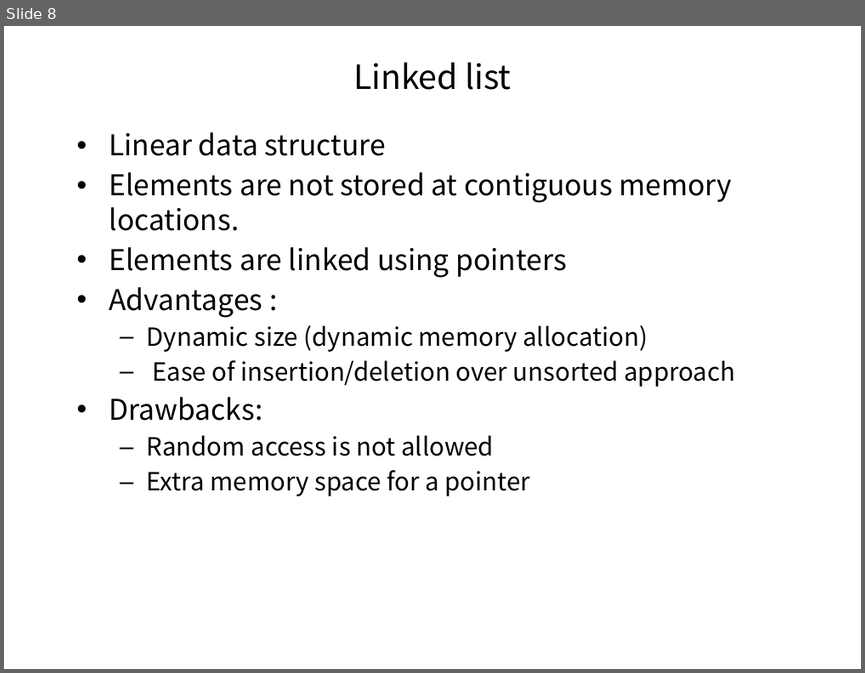
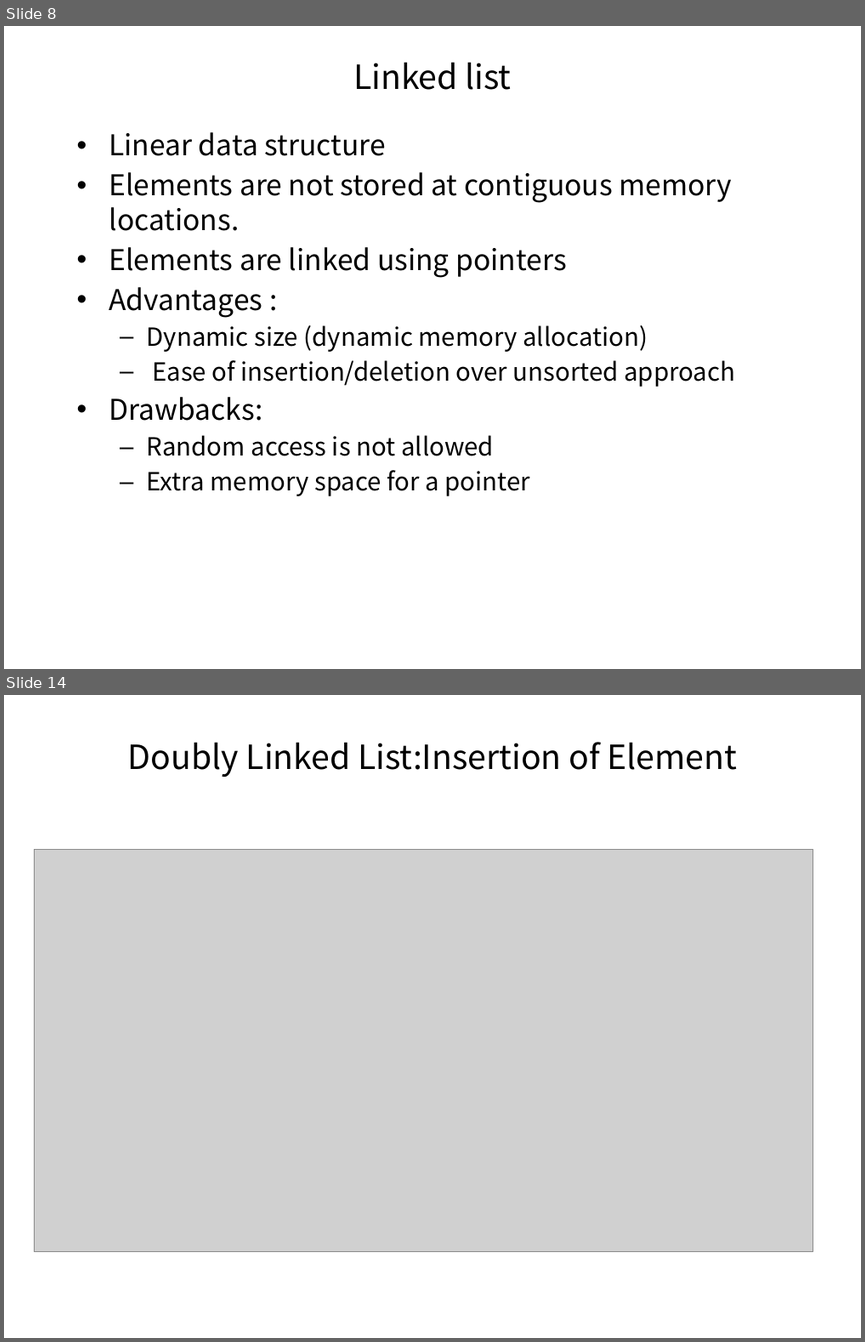
Before and after one commit to pankajfri/Training-Materials, a slide deck: Objected Oriented Programming Concepts Using C++ & Data Structures/Data Structures.pptx. Shown one above the other, each under a label of ours: slide 8 before the commit, slides 8 and 14 after it; the slides between them are not shown. The pictures are 865x673 and 865x1342 pixels, drawn with LibreOffice and Linux fonts; fonts in the diff are those of the drawing; grey boxes stand for pictures; background and template pictures are left out. Boxes give left, top, right and bottom in pixels: in the first picture for what was removed or moved away, otherwise in the second. Text is boxed around its words. In the diff, an @@ line names an element or a change of style, - is before the commit and + after.

```diff
--- a/Objected Oriented Programming Concepts Using C++ & Data Structures/Data Structures.pptx
+++ b/Objected Oriented Programming Concepts Using C++ & Data Structures/Data Structures.pptx
@@ slide 14 added at (4, 695, 861, 1338), background #FFFFFF @@
@@ title added at (128, 742, 737, 777), 28 pt, text #000000 @@
+Doubly Linked List:Insertion of Element
@@ picture added at (34, 850, 813, 1252) @@
```
Also in this commit, not shown: 7 slides changed, 2 other slides added, 1 slide removed, 5 other files.
